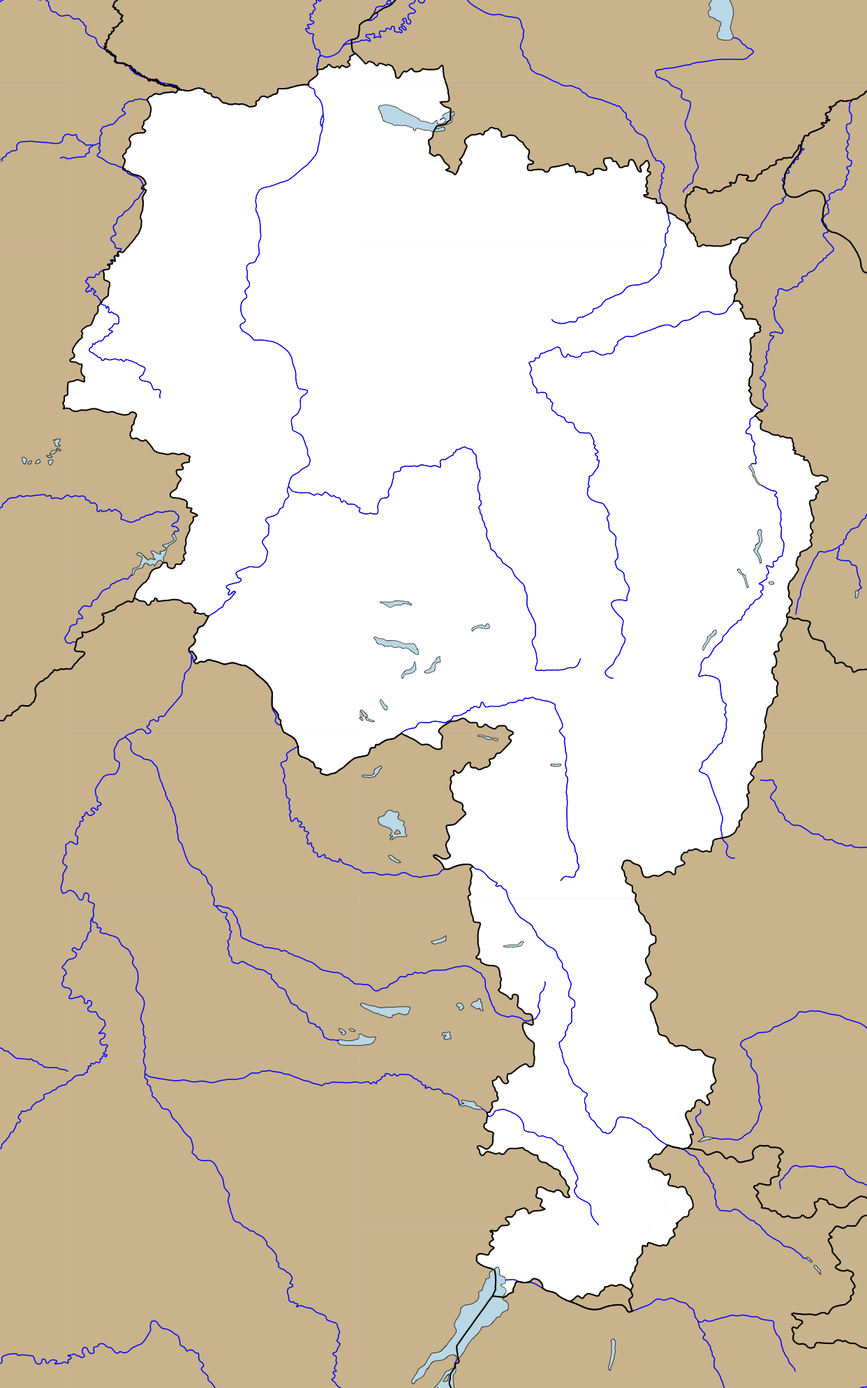
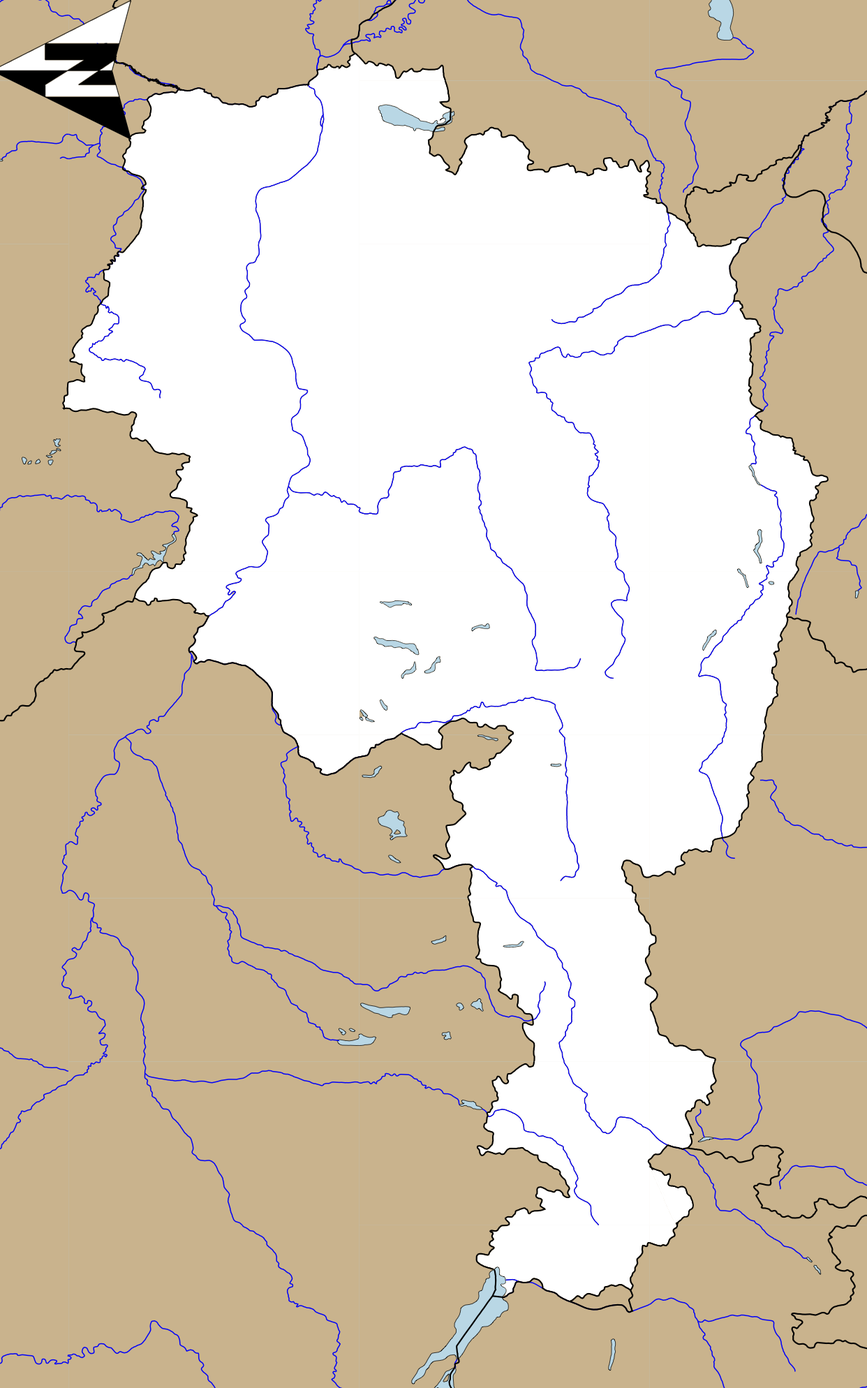
Before/after of a w=867, h=1388 layered artwork. What changed in the layer stack:
added layer "Слой 2" above "Слой 1" over [0, 0, 132, 140]
